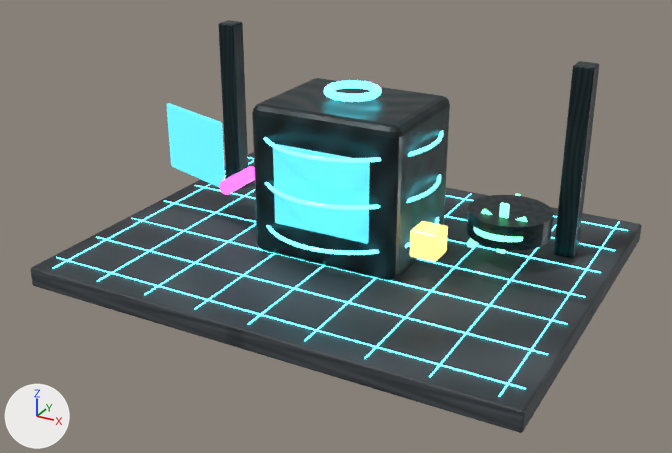
The glTF model amx-air-hubs/public/models/amx-digital-twin.glb as it was, and as the next commit left it.
The view is the same before and after, from a 50 mm lens placed at (7.14, -13.56, 7.07), pointed at (-0.04, -0.51, 0.54). The axes (+X, +Y, +Z) are drawn at lower left. The lights are the same throughout. The older version comes first. Where no turn or scale is listed for an object, it has been applied to the vertices.

The first picture shows 'Actuator_Cooling', 'Core_Energy_Ring_1.35', 'Floor_Line_Z_2', 'Floor_Line_Z_3', 'Screen_Twin', 'Sensor_Energy', 'Sensor_Vibration', 'Twin_Asset_Core', 'Twin_Core_Window', 'Twin_Floor', 'Twin_Structure_-3.5', 'Twin_Structure_3.5' and 21 more.
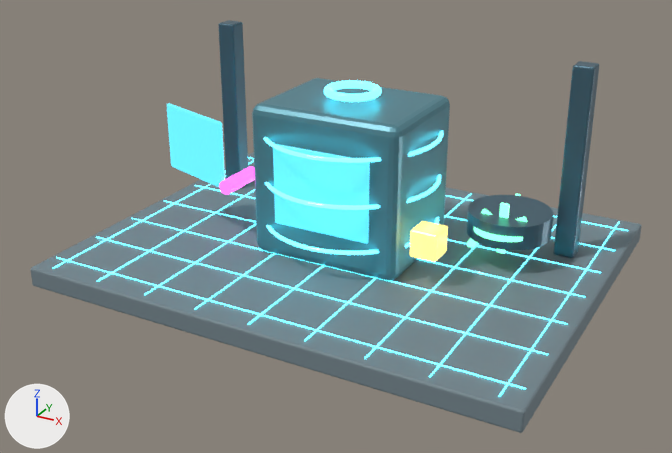
Changed parts and their boxes (x1, y1, x2, y2) in the pictures (672 x 453 px):
'Twin_Floor', surface changed (lighter)
    both: (30, 152, 642, 433)
'Twin_Asset_Core', surface changed (lighter)
    both: (252, 78, 450, 281)
'Twin_Structure_3.5', surface changed (lighter)
    both: (554, 61, 599, 258)
'Actuator_Cooling', surface changed (lighter)
    both: (467, 195, 553, 250)
'Twin_Structure_-3.5', surface changed (lighter)
    both: (218, 20, 248, 186)

Edits to the bpy script that builds the scene:
```text
Change mat_amx_darkmetal:
    remove # nodes: BsdfPrincipled, Math, NormalMap, OutputMaterial, SeparateColor, TexImage x3
    remove # uses the picture img_metal_basecolor
    remove # uses the picture img_metal_normal
    remove # uses the picture img_metal_roughness
    nodes: BsdfPrincipled, OutputMaterial
    colours: dark blue #4b6c7c
Change mat_amx_panel:
    remove # nodes: BsdfPrincipled, Math, NormalMap, OutputMaterial, SeparateColor, TexImage x3
    remove # uses the picture img_metal_basecolor
    remove # uses the picture img_metal_normal
    remove # uses the picture img_metal_roughness
    nodes: BsdfPrincipled, OutputMaterial
    colours: cyan #59909e
Change mat_amx_concretefloor:
    remove # nodes: BsdfPrincipled, Math, NormalMap, OutputMaterial, SeparateColor, TexImage x3
    remove # uses the picture img_concrete_basecolor
    remove # uses the picture img_concrete_normal
    remove # uses the picture img_concrete_roughness
    nodes: BsdfPrincipled, OutputMaterial
    colours: greyish blue #76868e
```
